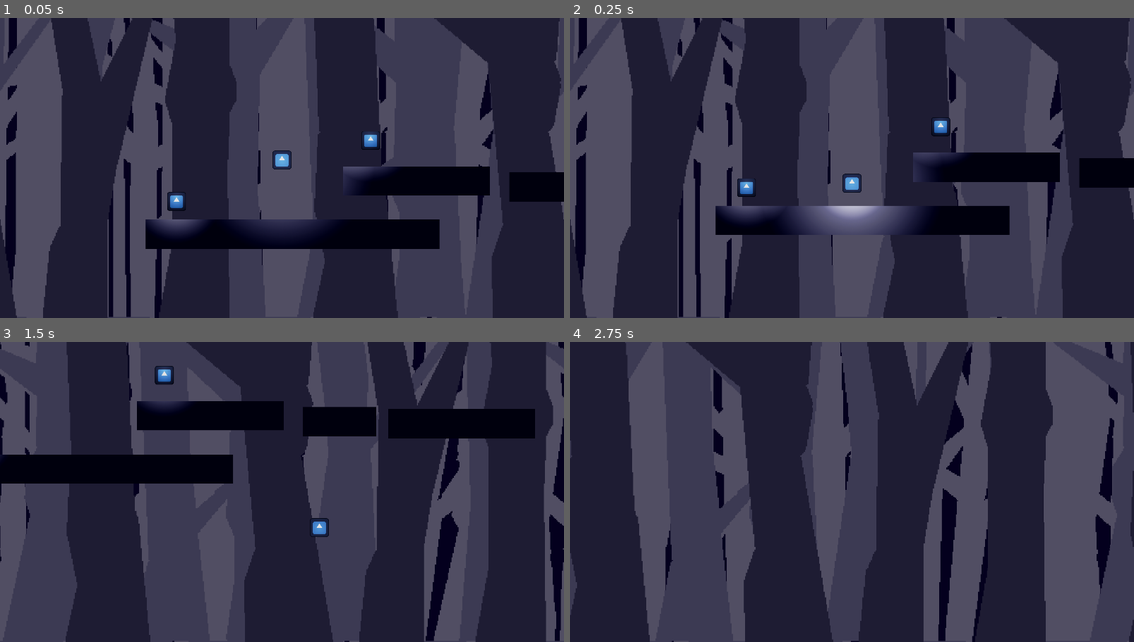
Above: before the commit, frames 1-4 (two rows, left to right).
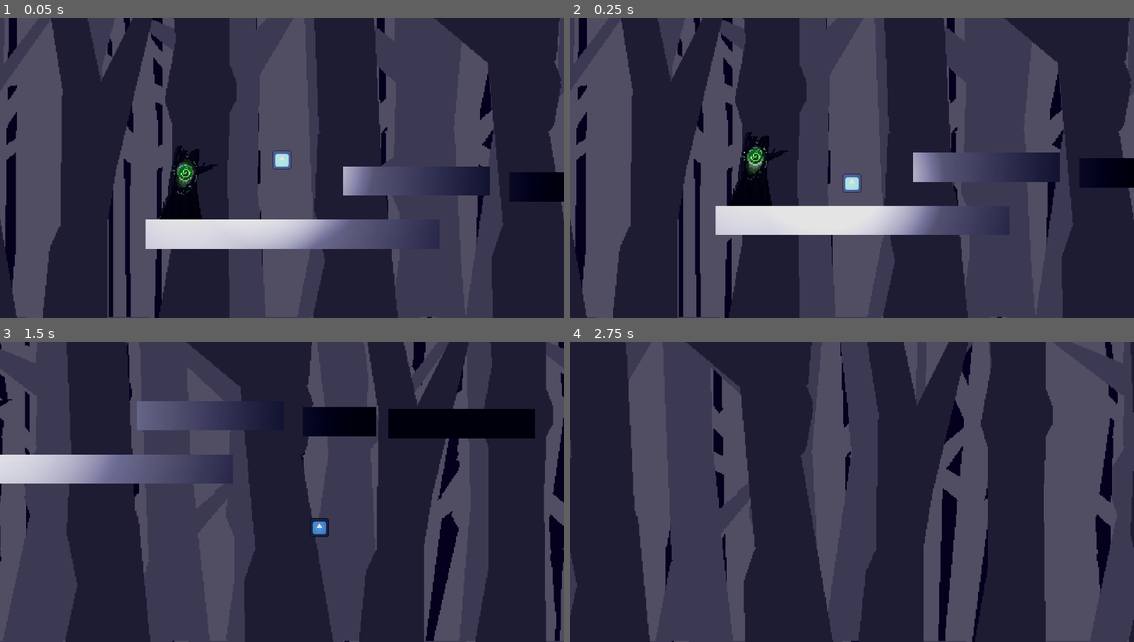
Above: after the commit, the same moments.

Repository: Awesum-Possum/OrbitalGameJam6
Game: Godot game, scene res://initial_scene.tscn
The game is run twice, just before and just after one commit, with the same random seed, the same clock (stepped at 60 frames per second) and the same inputs. The engine's default icon, where the game draws it, is replaced by a stand-in: a white triangle on a blue panel in a dark square.
Inputs:
- Up to frame 1 (0.05 s): no input
- Up to frame 2 (0.25 s): no input
- Up to frame 3 (1.5 s): hold D (walk_right) from 0.53 s (still down); tap W (jump) at 0.77 s
- Up to frame 4 (2.75 s): tap W (jump) at 1.52 s; release D (walk_right) at 2.03 s; hold A (walk_left) from 2.03 s (still down)

The runs differ from the first frame. In frame 1, 9.2% of the frame differs, in the area x 25-91%, y 37-77%; in frame 2, 9.2%; in frame 3, 6.7%; in frame 4, nothing differs.

Commit message:
Add animation to steles
Add some exemple on dummy scene

Diff:
--- a/initial_scene.tscn
+++ b/initial_scene.tscn
@@ -103,9 +103,21 @@
 position = Vector2(1474, 367)
 
 [node name="Stele" parent="." instance=ExtResource("8_r33a5")]
-position = Vector2(216, 417)
-scale = Vector2(0.5, 0.5)
+position = Vector2(246, 351)
+scale = Vector2(4, 4)
+
+[node name="Platform2" type="StaticBody2D" parent="."]
+position = Vector2(2969, 208)
+metadata/_edit_group_ = true
+
+[node name="MeshInstance2D" type="MeshInstance2D" parent="Platform2"]
+mesh = SubResource("QuadMesh_nh1hs")
+
+[node name="CollisionShape2D" type="CollisionShape2D" parent="Platform2"]
+position = Vector2(-0.5, 1.5)
+shape = SubResource("RectangleShape2D_fi7y5")
+debug_color = Color(0, 0.6, 0.701961, 0.419608)
 
 [node name="Stele2" parent="." instance=ExtResource("8_r33a5")]
-position = Vector2(877, 209)
-scale = Vector2(0.5, 0.5)
+position = Vector2(3331, 30)
+scale = Vector2(4, 4)
--- a/stele.tscn
+++ b/stele.tscn
@@ -1,21 +1,77 @@
-[gd_scene load_steps=5 format=3 uid="uid://cd7vx5ipurp0a"]
+[gd_scene load_steps=12 format=3 uid="uid://cd7vx5ipurp0a"]
 
 [ext_resource type="Script" path="res://scripts/stele.gd" id="1_ggsdu"]
-[ext_resource type="Texture2D" uid="uid://rjyr661ehjad" path="res://icon.svg" id="1_k0moj"]
 [ext_resource type="PackedScene" uid="uid://bi3oqddwfmtta" path="res://point_light.tscn" id="2_hv5oi"]
+[ext_resource type="Texture2D" uid="uid://cpdxl2n0x1jm8" path="res://assets/Stele.png" id="2_hvdmp"]
+
+[sub_resource type="AtlasTexture" id="AtlasTexture_664c6"]
+atlas = ExtResource("2_hvdmp")
+region = Rect2(0, 0, 64, 64)
+
+[sub_resource type="AtlasTexture" id="AtlasTexture_kne5t"]
+atlas = ExtResource("2_hvdmp")
+region = Rect2(64, 0, 64, 64)
+
+[sub_resource type="AtlasTexture" id="AtlasTexture_ch6qy"]
+atlas = ExtResource("2_hvdmp")
+region = Rect2(128, 0, 64, 64)
+
+[sub_resource type="AtlasTexture" id="AtlasTexture_7i5a2"]
+atlas = ExtResource("2_hvdmp")
+region = Rect2(192, 0, 64, 64)
+
+[sub_resource type="AtlasTexture" id="AtlasTexture_2nidv"]
+atlas = ExtResource("2_hvdmp")
+region = Rect2(256, 0, 64, 64)
+
+[sub_resource type="AtlasTexture" id="AtlasTexture_iwska"]
+atlas = ExtResource("2_hvdmp")
+region = Rect2(320, 0, 64, 64)
+
+[sub_resource type="SpriteFrames" id="SpriteFrames_fn3cr"]
+animations = [{
+"frames": [{
+"duration": 1.0,
+"texture": SubResource("AtlasTexture_664c6")
+}, {
+"duration": 1.0,
+"texture": SubResource("AtlasTexture_kne5t")
+}, {
+"duration": 1.0,
+"texture": SubResource("AtlasTexture_ch6qy")
+}, {
+"duration": 1.0,
+"texture": SubResource("AtlasTexture_7i5a2")
+}, {
+"duration": 1.0,
+"texture": SubResource("AtlasTexture_2nidv")
+}, {
+"duration": 1.0,
+"texture": SubResource("AtlasTexture_iwska")
+}],
+"loop": true,
+"name": &"default",
+"speed": 5.0
+}]
 
 [sub_resource type="CircleShape2D" id="CircleShape2D_6yow0"]
-radius = 62.3699
+radius = 18.0
 
 [node name="Stele" type="Area2D"]
+position = Vector2(0, -32)
 script = ExtResource("1_ggsdu")
+metadata/_edit_group_ = true
 
-[node name="Sprite2D" type="Sprite2D" parent="."]
-texture = ExtResource("1_k0moj")
+[node name="Sprite2D" type="AnimatedSprite2D" parent="."]
+texture_filter = 1
+sprite_frames = SubResource("SpriteFrames_fn3cr")
+autoplay = "default"
 
 [node name="Light" parent="." instance=ExtResource("2_hv5oi")]
+position = Vector2(0, -7)
 
 [node name="HitBox" type="CollisionShape2D" parent="."]
+position = Vector2(0, -7)
 shape = SubResource("CircleShape2D_6yow0")
 
 [connection signal="body_entered" from="." to="." method="_on_body_entered"]
Not shown, added: assets/Stele.png.import
